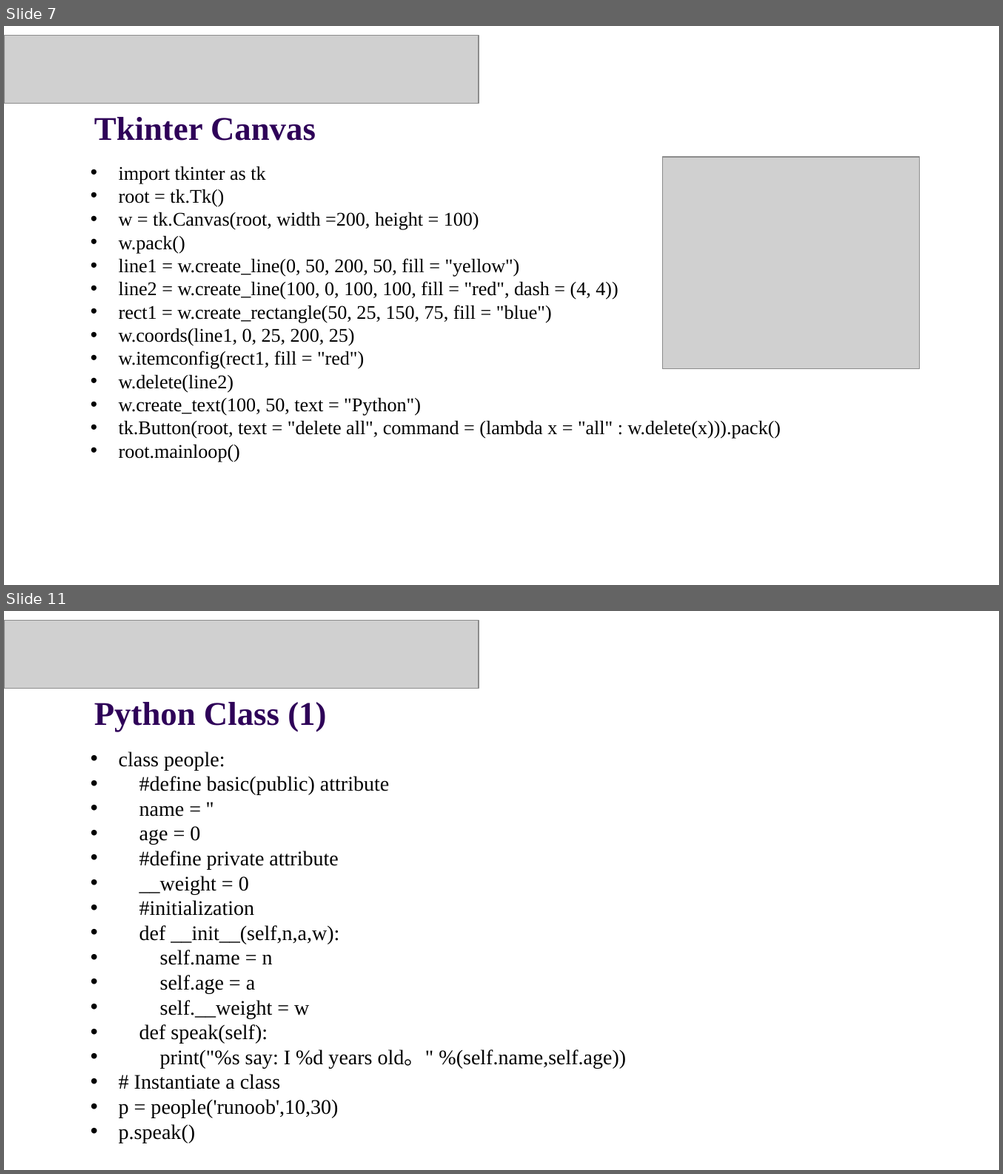
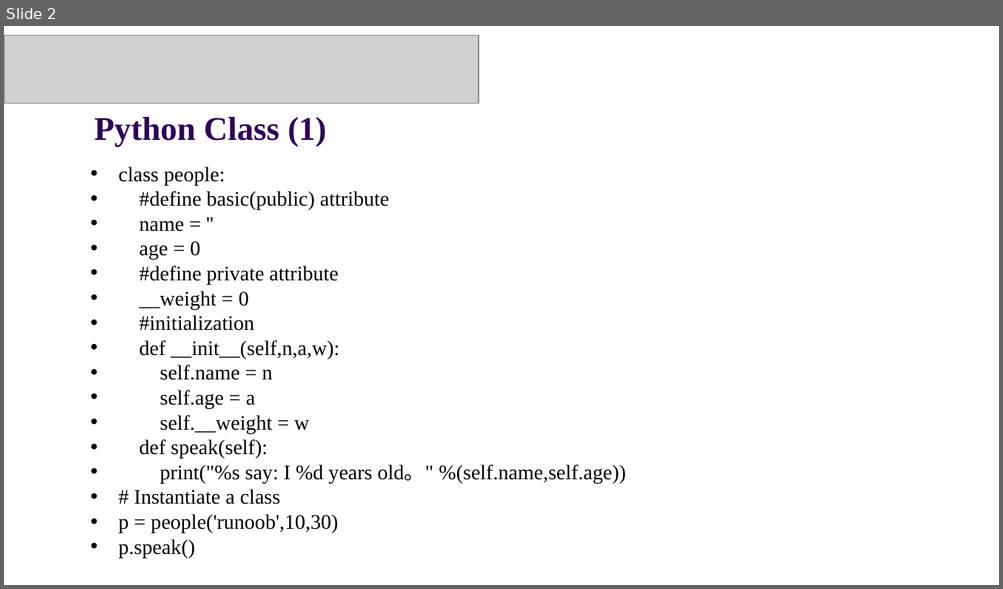
Before and after one commit to Guiliang/courses, a slide deck: cuhk-csc-1004/slides/CSC1004 Tutorial 10.pptx. Shown one above the other, each under a label of ours: slides 7 and 11 before the commit, slide 2 after it; the slides between them are not shown. The pictures are 1003x1174 and 1003x589 pixels, drawn with LibreOffice and Linux fonts; fonts in the diff are those of the drawing; grey boxes stand for pictures; background and template pictures are left out. Boxes give left, top, right and bottom in pixels: in the first picture for what was removed or moved away, otherwise in the second. Text is boxed around its words. In the diff, an @@ line names an element or a change of style, - is before the commit and + after.

```diff
--- a/cuhk-csc-1004/slides/CSC1004 Tutorial 10.pptx
+++ b/cuhk-csc-1004/slides/CSC1004 Tutorial 10.pptx
@@ slide 7 removed at box(4, 26, 999, 585), background picture (left out) @@
@@ picture removed at box(4, 35, 478, 103) @@
@@ text removed at box(94, 117, 316, 141) @@
-Tkinter Canvas
@@ picture removed at box(663, 157, 919, 370) @@
@@ text removed at box(119, 166, 781, 463) @@
-• import tkinter as tk
-• root = tk.Tk()
-• w = tk.Canvas(root, width =200, height = 100)
-• w.pack()
-• line1 = w.create_line(0, 50, 200, 50, fill = "yellow")
-• line2 = w.create_line(100, 0, 100, 100, fill = "red", dash = (4, 4))
-• rect1 = w.create_rectangle(50, 25, 150, 75, fill = "blue")
-• w.coords(line1, 0, 25, 200, 25)
-• w.itemconfig(rect1, fill = "red")
-• w.delete(line2)
-• w.create_text(100, 50, text = "Python")
-• tk.Button(root, text = "delete all", command = (lambda x = "all" : w.delete(x))).pack()
-• root.mainloop()
@@ what was slide 11 is now slide 2 @@
```
Also in this commit, not shown: 1 slide changed, 2 slides added, 8 other slides removed, 1 other file.
